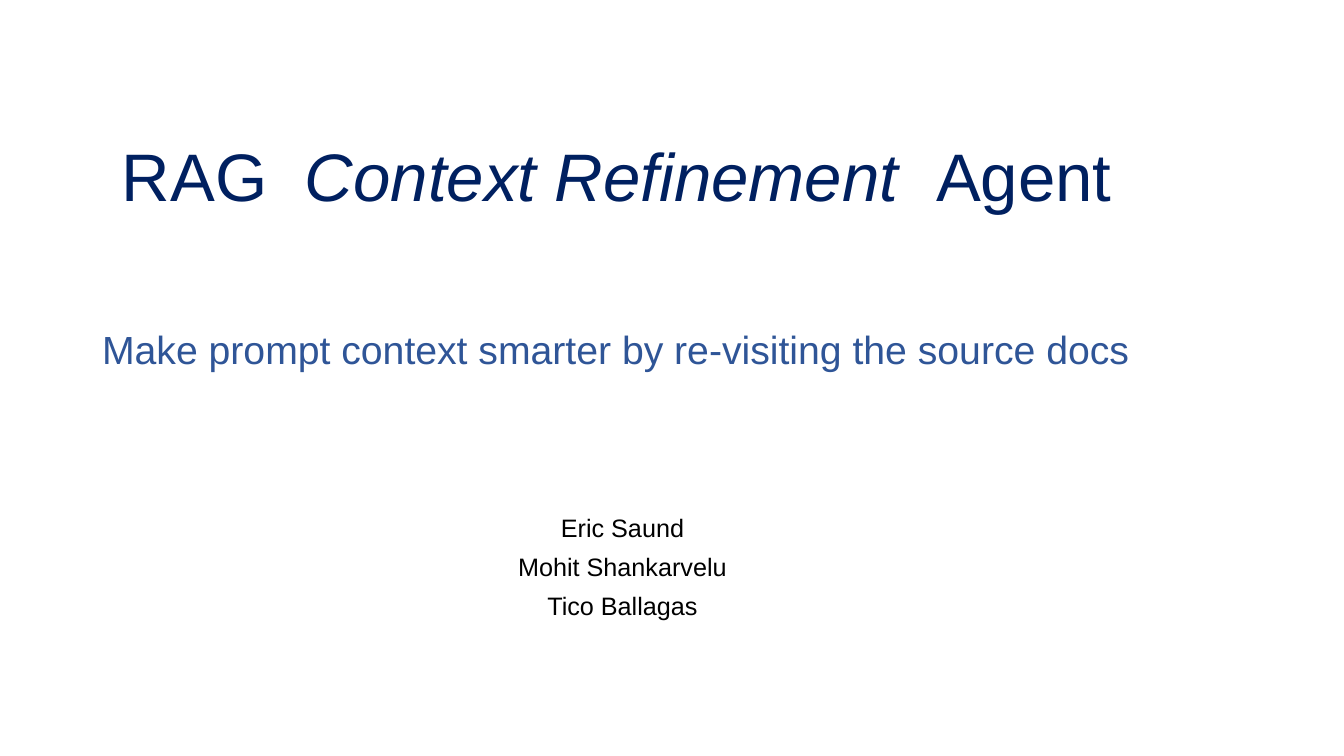
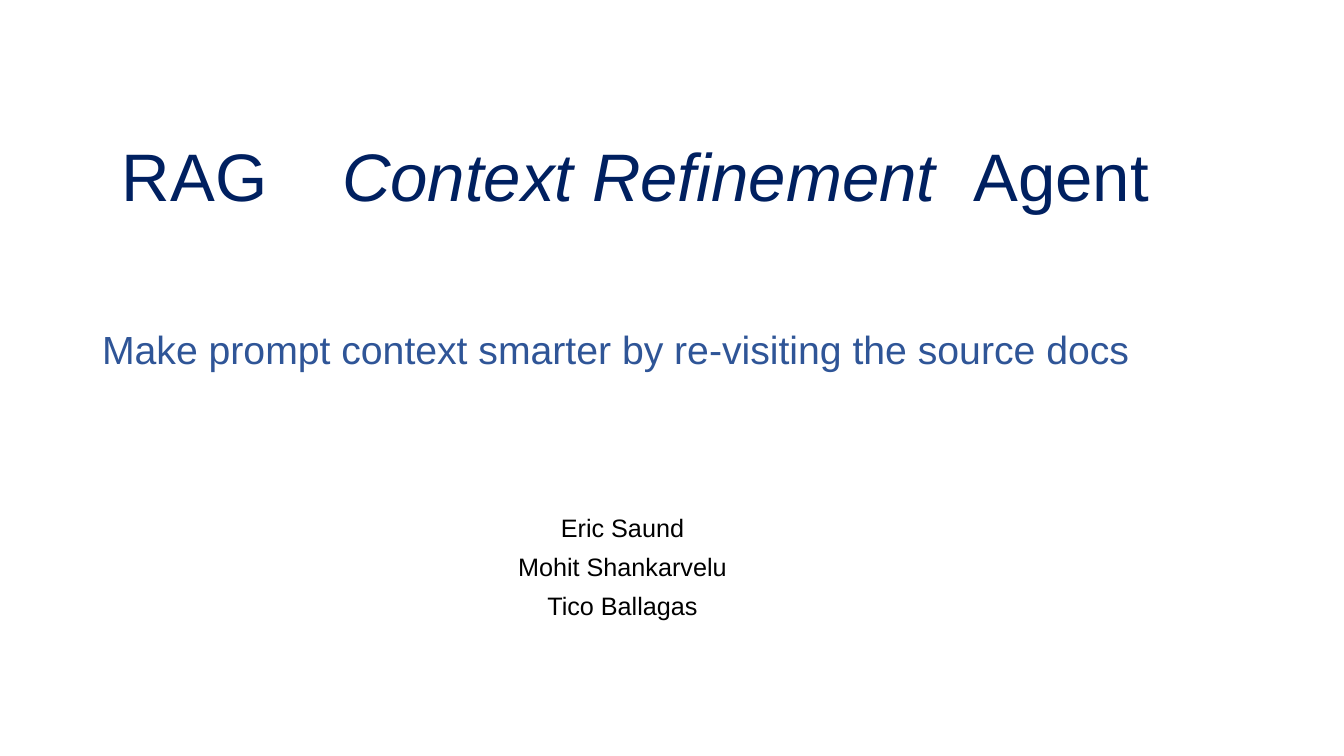
Before and after one commit to saund/agentic-RAGat, a slide deck: slide 1 of docs/rag-context-refinement-agent-presentation.pptx. Drawn at 1344x756 pixels with LibreOffice and Linux fonts; fonts in the diff are those of the drawing. Boxes give left, top, right and bottom in pixels: in the first picture for what was removed or moved away, otherwise in the second. Text is boxed around its words. In the diff, an @@ line names an element or a change of style, - is before the commit and + after.

```diff
--- a/docs/rag-context-refinement-agent-presentation.pptx
+++ b/docs/rag-context-refinement-agent-presentation.pptx
@@ text "RAG Context Refinement Agent" rewrapped from box(122, 152, 1111, 214) to box(122, 152, 1148, 214) @@
```
Also in this commit, not shown: 1 other slide changed, 1 slide added, 1 slide removed.
